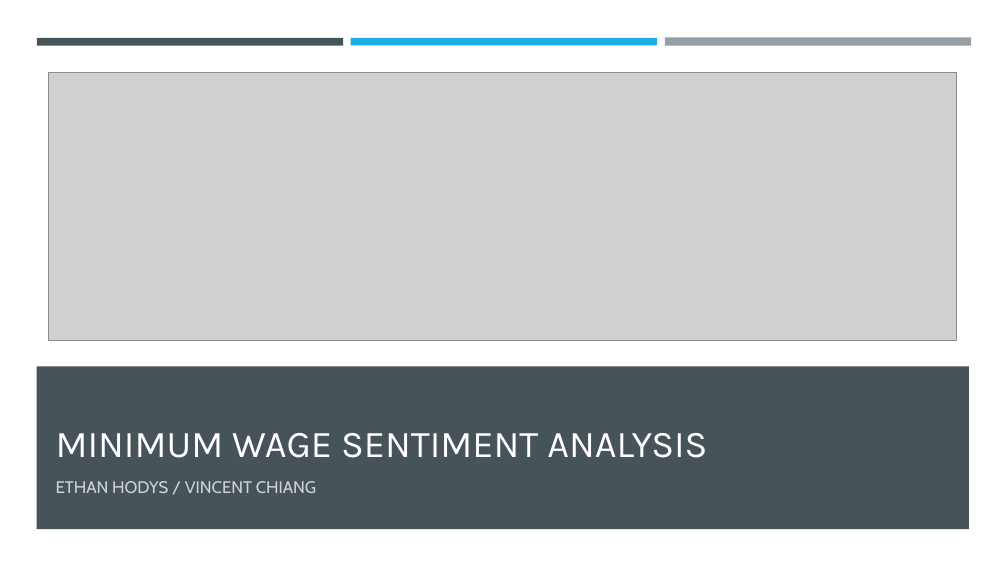
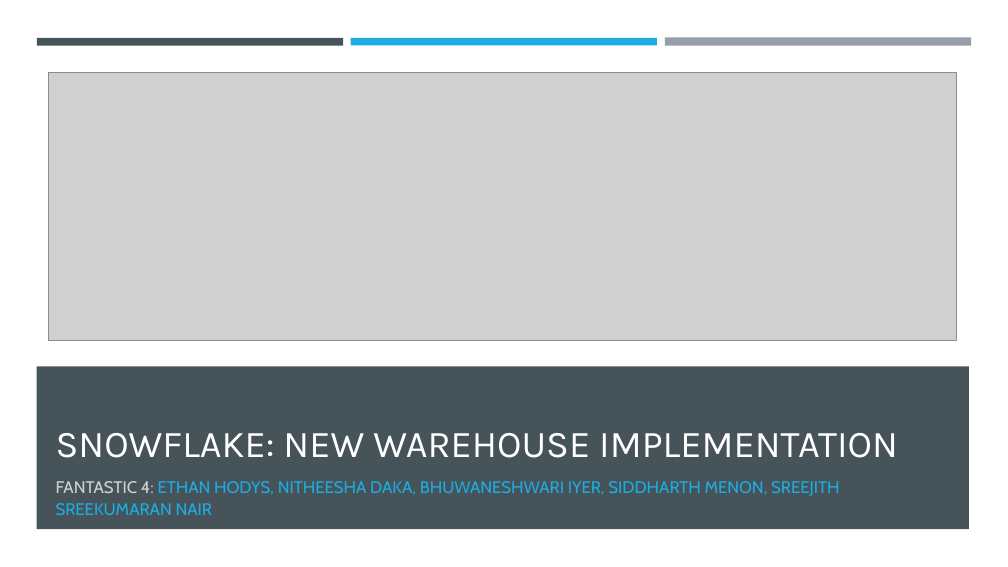
Before and after one commit to ehodys24/BIFinalProject, a slide deck: slide 1 of 7034-FinalProject-Fantastic4.pptx. Drawn at 1008x567 pixels with LibreOffice and Linux fonts; fonts in the diff are those of the drawing; grey boxes stand for pictures. Boxes give left, top, right and bottom in pixels: in the first picture for what was removed or moved away, otherwise in the second. Text is boxed around its words. In the diff, an @@ line names an element or a change of style, - is before the commit and + after.

```diff
--- a/7034-FinalProject-Fantastic4.pptx
+++ b/7034-FinalProject-Fantastic4.pptx
@@ title at [56,433,898,458]: text changed @@
-MINIMUM WAGE SENTIMENT ANALYSIS
+SNOWFLAKE: NEW WAREHOUSE IMPLEMENTATION
@@ subtitle at [56,481,839,515]: text changed; text colour #FFFFFF at 75% opacity to #1CADE4 @@
-ETHAN HODYS / VINCENT CHIANG
+FANTASTIC 4: ETHAN HODYS, NITHEESHA DAKA, BHUWANESHWARI IYER, SIDDHARTH MENON, SREEJITH SREEKUMARAN NAIR
```
Also in this commit, not shown: 8 slides added, 6 slides removed, 1 other file.
